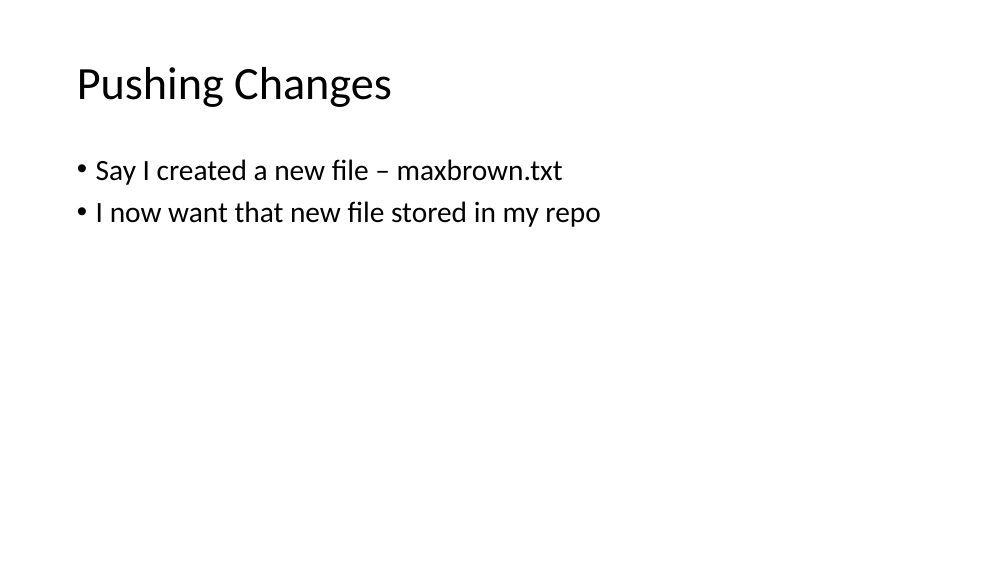
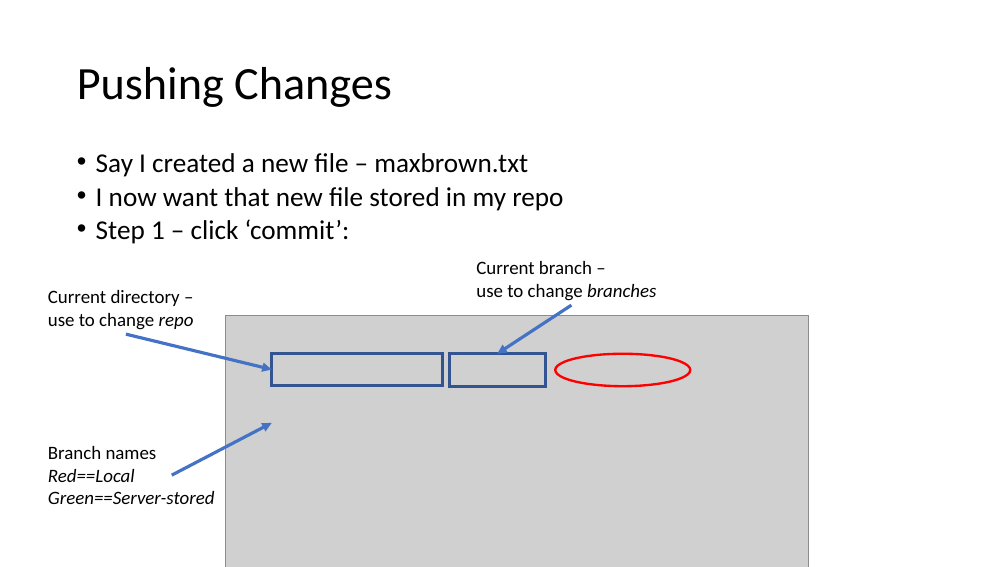
Before and after one commit to maxxb77/EBGN632_2019, a slide deck: slide 17 of ClassSlides/Course2.pptx. Drawn at 1008x567 pixels with LibreOffice and Linux fonts; fonts in the diff are those of the drawing; grey boxes stand for pictures. Boxes give left, top, right and bottom in pixels: in the first picture for what was removed or moved away, otherwise in the second. Text is boxed around its words. In the diff, an @@ line names an element or a change of style, - is before the commit and + after.

Commit message:
Final storage before creating new branch

```diff
--- a/ClassSlides/Course2.pptx
+++ b/ClassSlides/Course2.pptx
@@ text at [96,153,563,211]: size 28 to 25.9 pt in "Say I created a new file – ...", "I now want that new file stored ..."; line spacing 0.9 to 0.7 @@
@@ text at [96,219,350,244]: paragraph added @@
+• Step 1 – click ‘commit’:
@@ text added at [476,261,657,301], 18 pt, text #000000 @@
+Current branch –
+use to change branches
@@ text added at [48,290,194,330], 18 pt, text #000000 @@
+Current directory – use to change repo
@@ picture added at [225,315,808,567] @@
@@ arrow added from (572, 306) to (498, 354), #4472C4 3 pt @@
@@ arrow added from (126, 334) to (271, 370), #4472C4 3 pt @@
@@ rectangle added at [271,353,442,386], outline #325491 3 pt @@
@@ rectangle added at [449,354,545,386], outline #325491 3 pt @@
@@ ellipse added at [555,354,690,386], outline #FF0000 2.25 pt @@
@@ text added at [48,446,215,504], 18 pt, text #000000, italic @@
+Branch names
+Red==Local
+Green==Server-stored
@@ arrow added from (172, 476) to (271, 423), #4472C4 3 pt @@
```
Also in this commit, not shown: 2 slides added.
